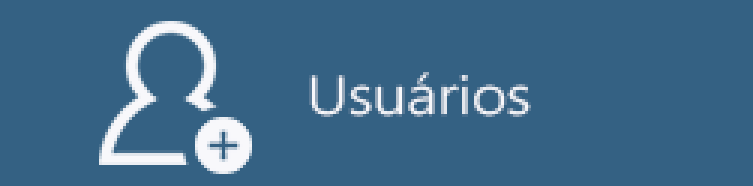
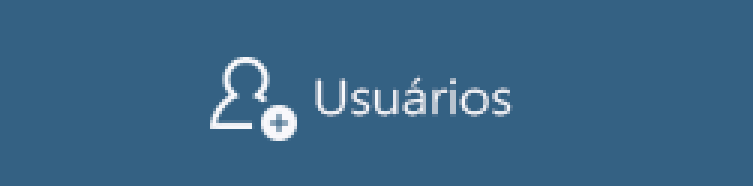
Layer changes from the first 753 x 186 image to the second:
removed layer "iconmonstr-plus-5-64 copiar 2" from group "Selected copiar" over [195, 117, 252, 174]
removed layer "iconmonstr-user-7-64 copiar 2" from group "Selected copiar" over [99, 21, 219, 165]
added layer "iconmonstr-plus-5-16 copiar 2" in group "Press" over [261, 105, 297, 141]
added layer "iconmonstr-user-7-32 copiar 2" in group "Press" over [210, 57, 270, 129]
renamed "Usuários copiar 2" to "Usuários copiar 4", painted on it over [309, 72, 531, 117]
